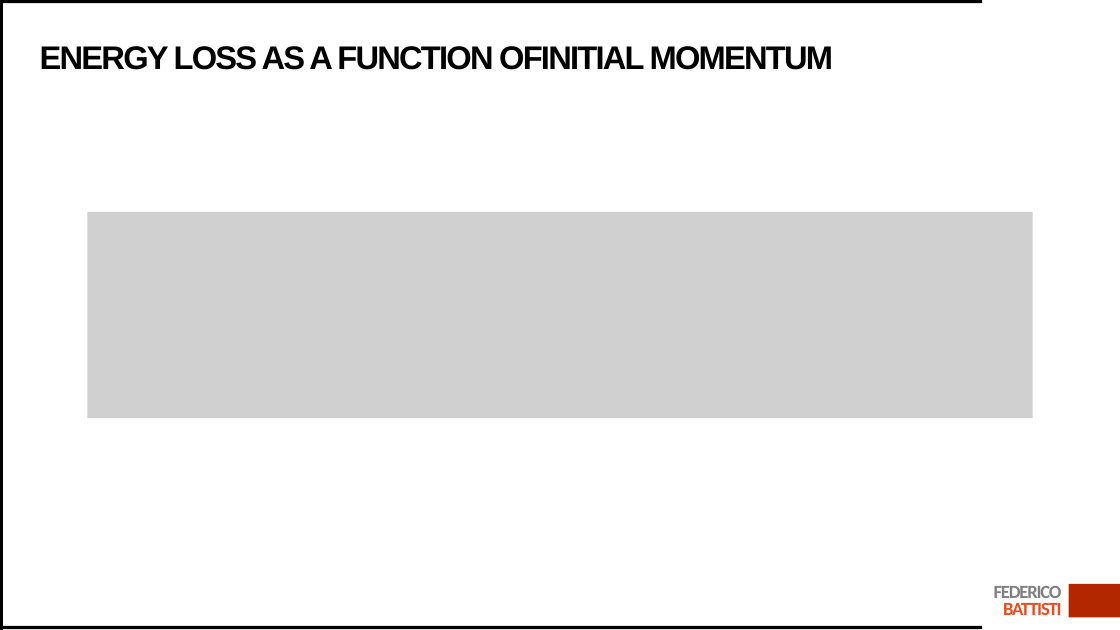
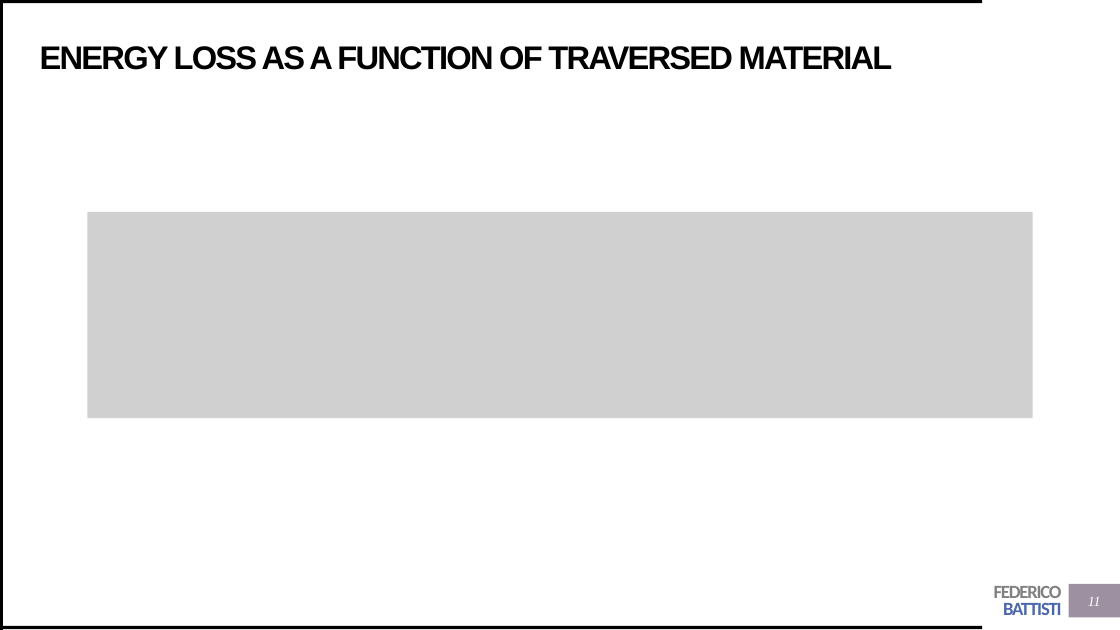
Before and after one commit to Trenchcoat95/OxfordCode, a slide deck: slide 11 of DUNE first presentation.pptx (slide 9 before the commit). Drawn at 1120x630 pixels with LibreOffice and Linux fonts; fonts in the diff are those of the drawing; grey boxes stand for pictures. Boxes give left, top, right and bottom in pixels: in the first picture for what was removed or moved away, otherwise in the second. Text is boxed around its words. In the diff, an @@ line names an element or a change of style, - is before the commit and + after.

```diff
--- a/DUNE first presentation.pptx
+++ b/DUNE first presentation.pptx
@@ title at (40, 46, 893, 70): text changed @@
-ENERGY LOSS AS A FUNCTION OFINITIAL MOMENTUM
+ENERGY LOSS AS A FUNCTION OF TRAVERSED MATERIAL
@@ text "FEDERICO BATTISTI" at (994, 586, 1062, 615): text colour #E84C22 to #4A66AC in "BATTISTI" @@
@@ rectangle at (1069, 584, 1120, 618): fill #B22600 to #9D90A0 @@
@@ page number added at (1088, 597, 1101, 606), 12 pt, text #FFFFFF, italic @@
+11
```
Also in this commit, not shown: 16 other slides changed, 4 slides added, 8 other files.
